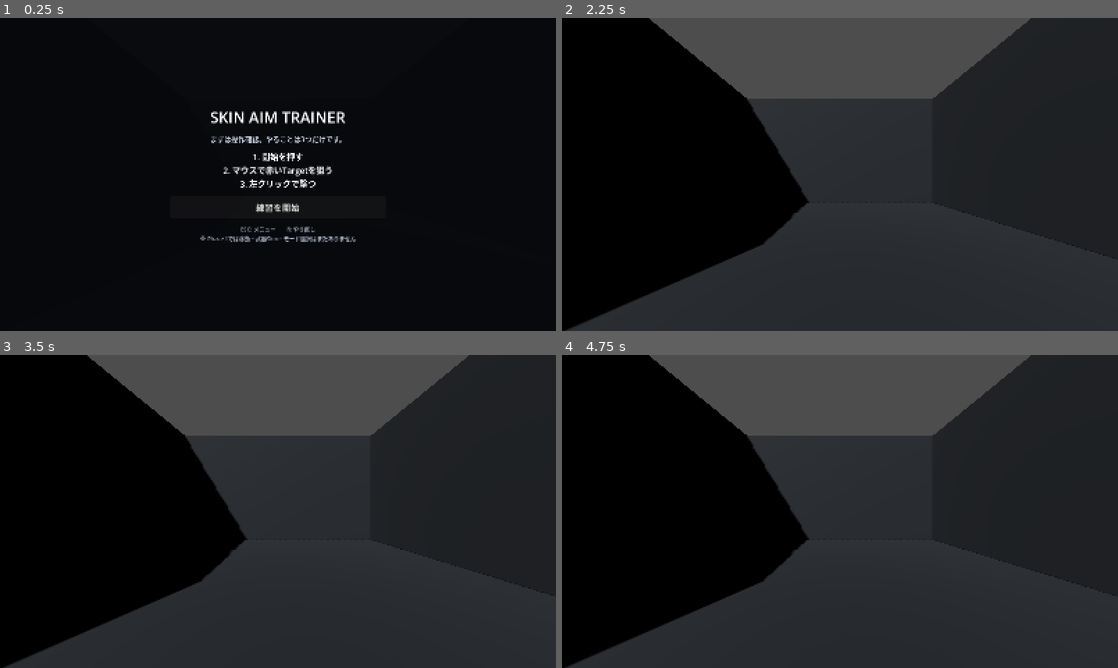
Above: before the commit, frames 1-4 (two rows, left to right).
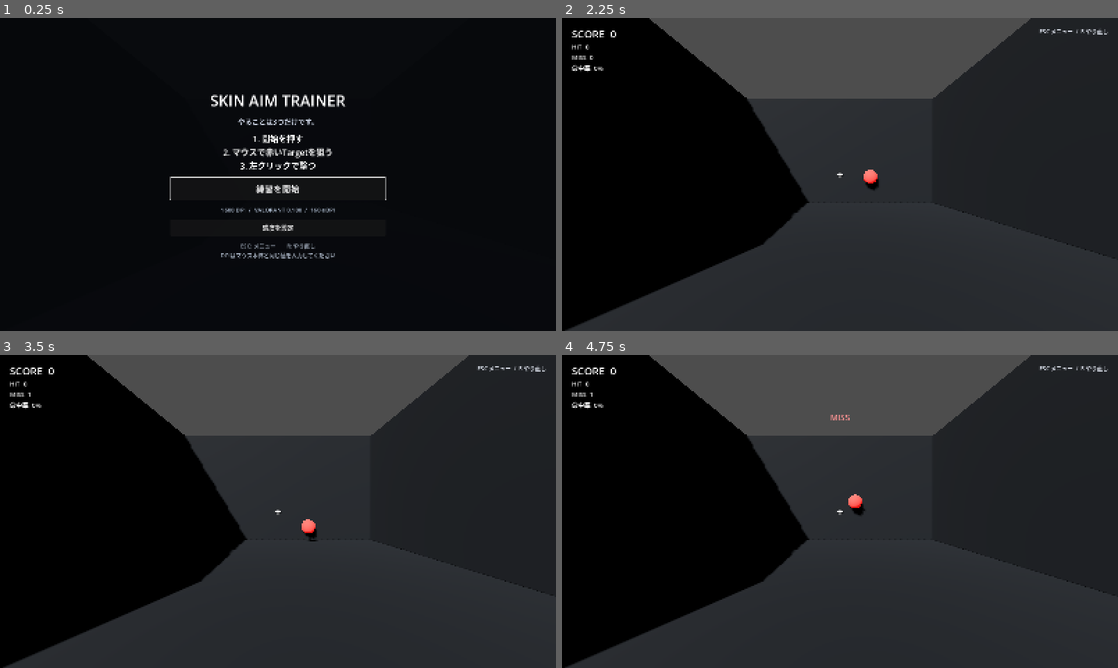
Above: after the commit, the same moments.

Repository: EliteMay/Skin-Aim-Trainer
Game: Godot game, scene res://scenes/main.tscn
Same seed, same stepped clock (60 frames per second), same inputs: the game is played once before the commit and once after it.
Inputs (mouse positions are in pixels of both pictures, inside the frame that each line leads up to):
- Up to frame 1 (0.25 s): no input
- Up to frame 2 (2.25 s): click (840, 227) at 0.5 s, where only the run after the commit has a clickable "感度を設定"; click (840, 230) at 1.25 s, where only the run after the commit has a clickable "保存して戻る"; click "練習を開始" at 2 s
- Up to frame 3 (3.5 s): tap Enter at 2.75 s; move the mouse to (400, 495) at 2.77 s; tap R at 2.85 s; click (400, 495) at 2.92 s
- Up to frame 4 (4.75 s): move the mouse to (728, 527) at 3.52 s; tap R at 3.6, 4.35 s; click (728, 527) at 3.67 s; move the mouse to (895, 442) at 4.27 s; click (895, 442) at 4.42 s

The runs differ from the first frame. In frame 1, 3.9% of the frame differs, in the area x 30-70%, y 24-77%; in frame 2, 0.5%; in frame 3, 0.5%; in frame 4, 0.5%.
Error before the commit: Invalid access to property or key 'pressed' on a base object of type 'null instance'. (res://scripts/aim_trainer.gd:98)

Commit message:
feat: add sensitivity settings UI

Diff:
--- a/scenes/main.tscn
+++ b/scenes/main.tscn
@@ -181,7 +181,7 @@
 [node name="Content" type="VBoxContainer" parent="UI/StartOverlay/Center"]
 custom_minimum_size = Vector2(620, 0)
 layout_mode = 2
-theme_override_constants/separation = 18
+theme_override_constants/separation = 16
 alignment = 1
 
 [node name="Title" type="Label" parent="UI/StartOverlay/Center/Content"]
@@ -194,7 +194,7 @@
 layout_mode = 2
 theme_override_colors/font_color = Color(0.75, 0.78, 0.84, 1)
 theme_override_font_sizes/font_size = 20
-text = "まずは操作確認。やることは3つだけです。"
+text = "やることは3つだけです。"
 horizontal_alignment = 1
 
 [node name="HowTo" type="Label" parent="UI/StartOverlay/Center/Content"]
@@ -209,11 +209,24 @@
 theme_override_font_sizes/font_size = 25
 text = "練習を開始"
 
+[node name="CurrentSensitivity" type="Label" parent="UI/StartOverlay/Center/Content"]
+layout_mode = 2
+theme_override_colors/font_color = Color(0.72, 0.78, 0.86, 1)
+theme_override_font_sizes/font_size = 17
+text = "1600 DPI  /  VALORANT 0.100  /  160 eDPI"
+horizontal_alignment = 1
+
+[node name="SettingsButton" type="Button" parent="UI/StartOverlay/Center/Content"]
+custom_minimum_size = Vector2(0, 48)
+layout_mode = 2
+theme_override_font_sizes/font_size = 18
+text = "感度を設定"
+
 [node name="Keys" type="Label" parent="UI/StartOverlay/Center/Content"]
 layout_mode = 2
 theme_override_colors/font_color = Color(0.62, 0.66, 0.72, 1)
 theme_override_font_sizes/font_size = 16
-text = "ESC: メニュー　　R: やり直し\n※ Phase 1では移動・武器Skin・モード選択はまだありません"
+text = "ESC: メニュー　　R: やり直し\nDPIはマウス本体と同じ値を入力してください"
 horizontal_alignment = 1
 
 [node name="PauseOverlay" type="Control" parent="UI"]
@@ -246,7 +259,7 @@
 [node name="Content" type="VBoxContainer" parent="UI/PauseOverlay/Center"]
 custom_minimum_size = Vector2(460, 0)
 layout_mode = 2
-theme_override_constants/separation = 16
+theme_override_constants/separation = 14
 alignment = 1
 
 [node name="Title" type="Label" parent="UI/PauseOverlay/Center/Content"]
@@ -262,14 +275,137 @@
 text = "ESCでもすぐ再開できます"
 horizontal_alignment = 1
 
+[node name="SensitivitySummary" type="Label" parent="UI/PauseOverlay/Center/Content"]
+layout_mode = 2
+theme_override_colors/font_color = Color(0.72, 0.78, 0.86, 1)
+theme_override_font_sizes/font_size = 16
+text = "1600 DPI  /  VALORANT 0.100  /  160 eDPI"
+horizontal_alignment = 1
+
 [node name="ResumeButton" type="Button" parent="UI/PauseOverlay/Center/Content"]
 custom_minimum_size = Vector2(0, 58)
 layout_mode = 2
 theme_override_font_sizes/font_size = 22
 text = "練習に戻る"
 
+[node name="SettingsButton" type="Button" parent="UI/PauseOverlay/Center/Content"]
+custom_minimum_size = Vector2(0, 50)
+layout_mode = 2
+theme_override_font_sizes/font_size = 19
+text = "感度を設定"
+
 [node name="RestartButton" type="Button" parent="UI/PauseOverlay/Center/Content"]
-custom_minimum_size = Vector2(0, 54)
-layout_mode = 2
-theme_override_font_sizes/font_size = 20
+custom_minimum_size = Vector2(0, 50)
+layout_mode = 2
+theme_override_font_sizes/font_size = 19
 text = "最初からやり直す"
+
+[node name="SettingsOverlay" type="Control" parent="UI"]
+visible = false
+layout_mode = 3
+anchors_preset = 15
+anchor_right = 1.0
+anchor_bottom = 1.0
+grow_horizontal = 2
+grow_vertical = 2
+
+[node name="Background" type="ColorRect" parent="UI/SettingsOverlay"]
+layout_mode = 1
+anchors_preset = 15
+anchor_right = 1.0
+anchor_bottom = 1.0
+grow_horizontal = 2
+grow_vertical = 2
+color = Color(0.025, 0.032, 0.045, 0.97)
+
+[node name="Center" type="CenterContainer" parent="UI/SettingsOverlay"]
+layout_mode = 1
+anchors_preset = 15
+anchor_right = 1.0
+anchor_bottom = 1.0
+grow_horizontal = 2
+grow_vertical = 2
+
+[node name="Content" type="VBoxContainer" parent="UI/SettingsOverlay/Center"]
+custom_minimum_size = Vector2(560, 0)
+layout_mode = 2
+theme_override_constants/separation = 15
+alignment = 1
+
+[node name="Title" type="Label" parent="UI/SettingsOverlay/Center/Content"]
+layout_mode = 2
+theme_override_font_sizes/font_size = 36
+text = "感度設定"
+horizontal_alignment = 1
+
+[node name="Description" type="Label" parent="UI/SettingsOverlay/Center/Content"]
+layout_mode = 2
+theme_override_colors/font_color = Color(0.75, 0.78, 0.84, 1)
+theme_override_font_sizes/font_size = 17
+text = "VALORANTの「感度: 照準」と、マウス本体のDPIを入力"
+horizontal_alignment = 1
+autowrap_mode = 2
+
+[node name="Fields" type="GridContainer" parent="UI/SettingsOverlay/Center/Content"]
+layout_mode = 2
+columns = 2
+
+[node name="DpiLabel" type="Label" parent="UI/SettingsOverlay/Center/Content/Fields"]
+layout_mode = 2
+theme_override_font_sizes/font_size = 19
+text = "マウス DPI"
+
+[node name="DpiInput" type="SpinBox" parent="UI/SettingsOverlay/Center/Content/Fields"]
+custom_minimum_size = Vector2(260, 46)
+layout_mode = 2
+min_value = 100.0
+max_value = 32000.0
+step = 100.0
+value = 1600.0
+allow_greater = false
+allow_lesser = false
+update_on_text_changed = true
+suffix = " DPI"
+
+[node name="SensitivityLabel" type="Label" parent="UI/SettingsOverlay/Center/Content/Fields"]
+layout_mode = 2
+theme_override_font_sizes/font_size = 19
+text = "VALORANT 感度"
+
+[node name="SensitivityInput" type="SpinBox" parent="UI/SettingsOverlay/Center/Content/Fields"]
+custom_minimum_size = Vector2(260, 46)
+layout_mode = 2
+min_value = 0.001
+max_value = 10.0
+step = 0.001
+value = 0.1
+allow_greater = false
+allow_lesser = false
+update_on_text_changed = true
+
+[node name="Metrics" type="Label" parent="UI/SettingsOverlay/Center/Content"]
+layout_mode = 2
+theme_override_colors/font_color = Color(0.82, 0.88, 0.95, 1)
+theme_override_font_sizes/font_size = 19
+text = "eDPI: 160.0\ncm / 360°: 81.64 cm\n回転係数: 0.00700° / input count"
+horizontal_alignment = 1
+
+[node name="ResearchNote" type="Label" parent="UI/SettingsOverlay/Center/Content"]
+layout_mode = 2
+theme_override_colors/font_color = Color(0.62, 0.66, 0.72, 1)
+theme_override_font_sizes/font_size = 15
+text = "換算はVALORANT yaw 0.07°/countの公開測定値を使用。\nDPIはソフト側で変更せず、マウス設定と同じ値を記録します。"
+horizontal_alignment = 1
+autowrap_mode = 2
+
+[node name="SaveButton" type="Button" parent="UI/SettingsOverlay/Center/Content"]
+custom_minimum_size = Vector2(0, 58)
+layout_mode = 2
+theme_override_font_sizes/font_size = 21
+text = "保存して戻る"
+
+[node name="CancelButton" type="Button" parent="UI/SettingsOverlay/Center/Content"]
+custom_minimum_size = Vector2(0, 48)
+layout_mode = 2
+theme_override_font_sizes/font_size = 18
+text = "変更せず戻る"
